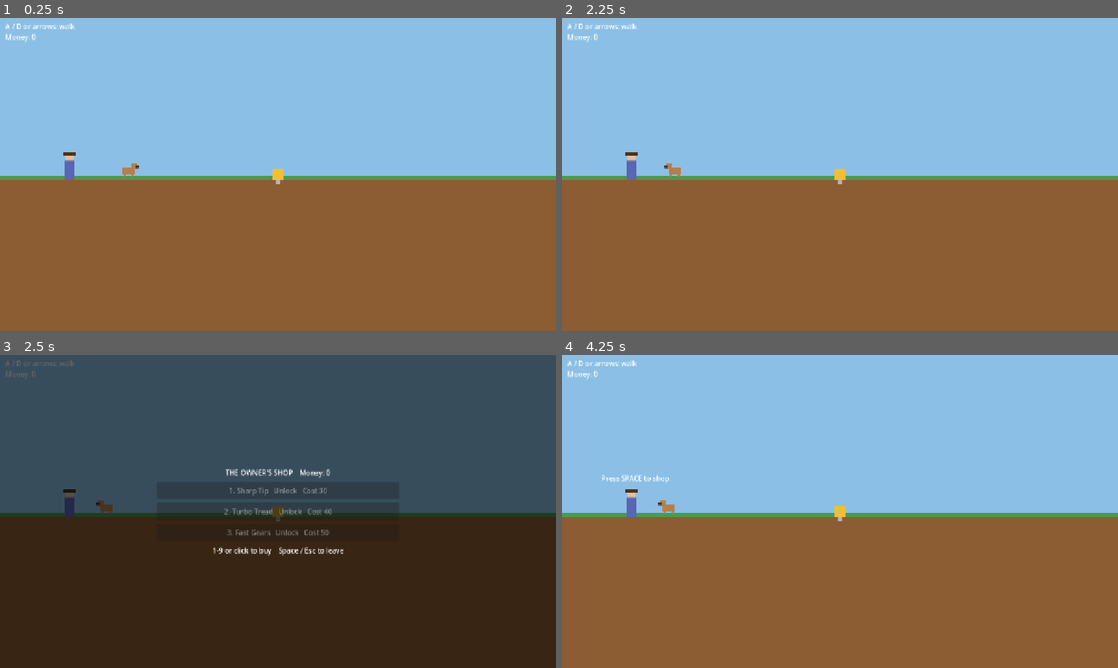
Above: before the commit, frames 1-4 (two rows, left to right).
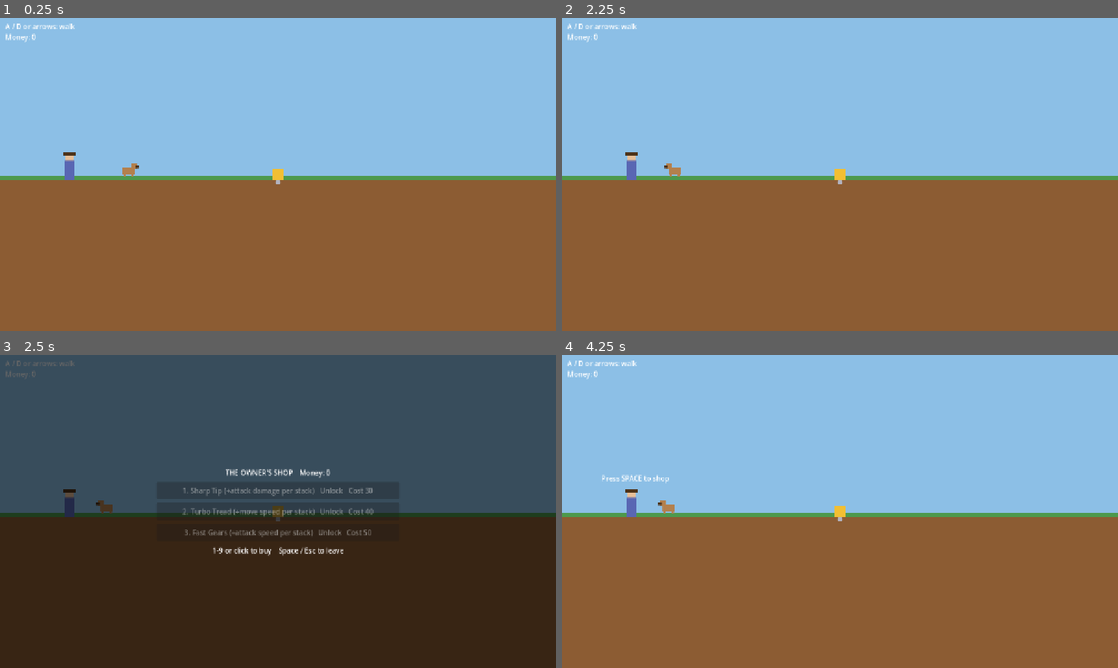
Above: after the commit, the same moments.

Repository: tygedavis/game-jam-2
Game: Godot game, scene res://scenes/surface.tscn
Two runs of this game, one before a commit and one after it. Both use one fixed random seed, a clock stepped at 60 frames per second and the inputs below.
Inputs (mouse positions are in pixels of both pictures, inside the frame that each line leads up to):
- Up to frame 1 (0.25 s): no input
- Up to frame 2 (2.25 s): tap Enter at 0.5, 2 s; move the mouse to (812, 237) at 0.52 s; hold Up (ui_up) 0.53-1.25 s; tap Space at 0.6, 0.77, 1.07, 1.25 s; click (812, 237) at 0.67 s; drag from (1006, 221) to (812, 237) at 1.27 s; move the mouse to (673, 127) at 2.02 s; hold Left (ui_left) from 2.03 s (still down); tap Keypad Enter at 2.1 s
- Up to frame 3 (2.5 s): keep holding Left (ui_left); tap Space at 2.3 s
- Up to frame 4 (4.25 s): release Left (ui_left) at 2.75 s; tap Enter at 2.75, 3.5 s; drag from (867, 511) to (673, 464) at 2.77 s; move the mouse to (756, 433) at 3.52 s; hold Down (ui_down) from 3.53 s (still down); tap 9 at 3.6 s; tap Space at 3.77, 3.8, 4.07 s

Frames 1-2 are identical in both runs. In frame 3, 0.9% of the frame differs, in the area x 32-68%, y 42-59%; in frame 4, nothing differs.

Commit message:
fix: shop row text and test hardening from final review
Co-Authored-By: Claude Sonnet 5.5 <noreply@anthropic.com>
Claude-Session: https://claude.ai/code/session_01QSzUp9t3MqCs1bvMwR3GNc

Diff:
--- a/scripts/drill.gd
+++ b/scripts/drill.gd
@@ -56,7 +56,7 @@
 
 
 ## Records the current stats as the baseline that item buffs apply to. Call once at run start,
-## after permanent upgrades are applied.
+## before any item stacks are added.
 func capture_baseline() -> void:
 	for p in BUFFED_PROPERTIES:
 		_baseline[p] = get(p)
--- a/scripts/shop_menu.gd
+++ b/scripts/shop_menu.gd
@@ -48,11 +48,16 @@
 ## The text of one shop row. Locked items show their unlock price; unlocked ones show the level,
 ## the buff now and after the next upgrade, and the next upgrade price (or MAX).
 static func row_text(def: UpgradeItemDef, unlocked: bool, level: int, _money: int) -> String:
+	var name := def.display_name
+	if def.description != "":
+		name += " (%s)" % def.description
 	if not unlocked:
-		return "%s   Unlock   Cost %d" % [def.display_name, def.unlock_cost]
-	var status := "MAX" if level >= def.max_shop_level else "Cost %d" % def.cost_for(level)
-	return "%s   Lv %d/%d   +%s -> +%s per pickup   %s" % [def.display_name, level,
-		def.max_shop_level, _percent(def.buff_at_level(level)), _percent(def.buff_at_level(level + 1)), status]
+		return "%s   Unlock   Cost %d" % [name, def.unlock_cost]
+	if level >= def.max_shop_level:
+		return "%s   Lv %d/%d   +%s per pickup   MAX" % [name, level, def.max_shop_level,
+			_percent(def.buff_at_level(level))]
+	return "%s   Lv %d/%d   +%s -> +%s per pickup   Cost %d" % [name, level, def.max_shop_level,
+		_percent(def.buff_at_level(level)), _percent(def.buff_at_level(level + 1)), def.cost_for(level)]
 
 
 static func _percent(fraction: float) -> String:
--- a/tests/shop_menu_test.gd
+++ b/tests/shop_menu_test.gd
@@ -1,6 +1,8 @@
 extends SceneTree
 ## Headless tests for the item shop UI text and scene wiring.
 ## Run: godot --headless --path . --script tests/shop_menu_test.gd
+
+const SAVE_PATH := "user://save.json"
 
 var _failed := false
 # Loaded at runtime: shop_menu.gd names the Save autoload, which does not exist yet when this script compiles.
@@ -19,12 +21,14 @@
 	_test_row_text()
 	_test_scene_wiring()
 	_test_menu_open_close()
+	await _test_unlocked_pool()
 	quit(1 if _failed else 0)
 
 
 func _test_row_text() -> void:
 	var d := UpgradeItemDef.new()
 	d.display_name = "Sharp Tip"
+	d.description = "+attack damage per stack"
 	d.buff_per_stack = 0.05
 	d.buff_step_per_level = 0.025
 	d.base_cost = 20
@@ -37,12 +41,19 @@
 	check("locked row shows unlock cost", locked.contains("30"))
 	var lv0: String = _shop_script.row_text(d, true, 0, 100)
 	check("lv0 shows level", lv0.contains("Lv 0/2"))
-	check("lv0 shows current percent", lv0.contains("5%"))
+	check("lv0 shows current percent", lv0.contains("+5% ->"))
 	check("lv0 shows next percent", lv0.contains("7.5%"))
 	check("lv0 shows cost", lv0.contains("20"))
 	var maxed: String = _shop_script.row_text(d, true, 2, 100)
 	check("max row says MAX", maxed.contains("MAX"))
 	check("max row has no cost number", not maxed.contains("Cost") and not maxed.contains("20"))
+	check("max row has no arrow", not maxed.contains("->"))
+	check("max row shows current buff", maxed.contains("+10% per pickup"))
+	check("locked row has description", locked.contains("Sharp Tip (+attack damage per stack)"))
+	check("unlocked row has description", lv0.contains("Sharp Tip (+attack damage per stack)"))
+	d.description = ""
+	var bare: String = _shop_script.row_text(d, false, 0, 100)
+	check("empty description adds no parens", not bare.contains("("))
 
 
 func _test_scene_wiring() -> void:
@@ -53,13 +64,65 @@
 		node.free()
 
 
+func _nothing_label(menu) -> bool:
+	for c in menu._box.get_children():
+		if c is Label and c.text.contains("Nothing for sale yet"):
+			return true
+	return false
+
+
+func _space_event() -> InputEventKey:
+	var ev := InputEventKey.new()
+	ev.physical_keycode = KEY_SPACE
+	ev.pressed = true
+	ev.echo = false
+	return ev
+
+
 func _test_menu_open_close() -> void:
 	var menu = _shop_script.new()
 	root.add_child(menu)
+	var closed_count := [0]
+	menu.closed.connect(func(): closed_count[0] += 1)
 	menu.open(ItemCatalog.new())
 	check("opens with empty catalog", menu.visible)
+	check("empty catalog shows Nothing for sale", _nothing_label(menu))
 	menu.open(null)
 	check("opens with null catalog", menu.visible)
+	check("null catalog shows Nothing for sale", _nothing_label(menu))
+	menu._input(_space_event())
+	check("Space hides the menu", not menu.visible)
+	check("Space emits closed", closed_count[0] == 1)
+	menu.open(null)
 	menu.close()
 	check("close hides", not menu.visible)
 	menu.free()
+
+
+## Locked items must never spawn: the run's pool is only the unlocked catalog items.
+func _test_unlocked_pool() -> void:
+	var save = root.get_node("Save")
+	var had_file := FileAccess.file_exists(SAVE_PATH)
+	var saved_text := FileAccess.get_file_as_string(SAVE_PATH) if had_file else ""
+	var old_unlocked: Array = save.unlocked
+	var old_money: int = save.money
+	save.unlocked = []
+	var scene: PackedScene = load("res://scenes/main.tscn")
+	var run = scene.instantiate()
+	root.add_child(run)
+	check("no unlocked items: empty spawn pool", run.terrain.upgrade_defs.is_empty())
+	var catalog: ItemCatalog = run.catalog
+	run.free()
+	save.unlocked = [catalog.items[1].id()]
+	run = scene.instantiate()
+	root.add_child(run)
+	check("one unlocked item: pool is exactly it",
+		run.terrain.upgrade_defs.size() == 1 and run.terrain.upgrade_defs[0] == catalog.items[1])
+	run.free()
+	save.unlocked = old_unlocked
+	save.money = old_money
+	if had_file:
+		var f := FileAccess.open(SAVE_PATH, FileAccess.WRITE)
+		f.store_string(saved_text)
+	elif FileAccess.file_exists(SAVE_PATH):
+		DirAccess.remove_absolute(ProjectSettings.globalize_path(SAVE_PATH))
--- a/tests/shop_save_test.gd
+++ b/tests/shop_save_test.gd
@@ -5,7 +5,6 @@
 const TEST_PATH := "user://shop_save_test.json"
 
 var _failed := false
-var _n := 0
 
 
 func check(test_name: String, ok: bool) -> void:
Not shown, added: tests/shop_menu_test.gd.uid
Not shown, added: tests/shop_save_test.gd.uid
